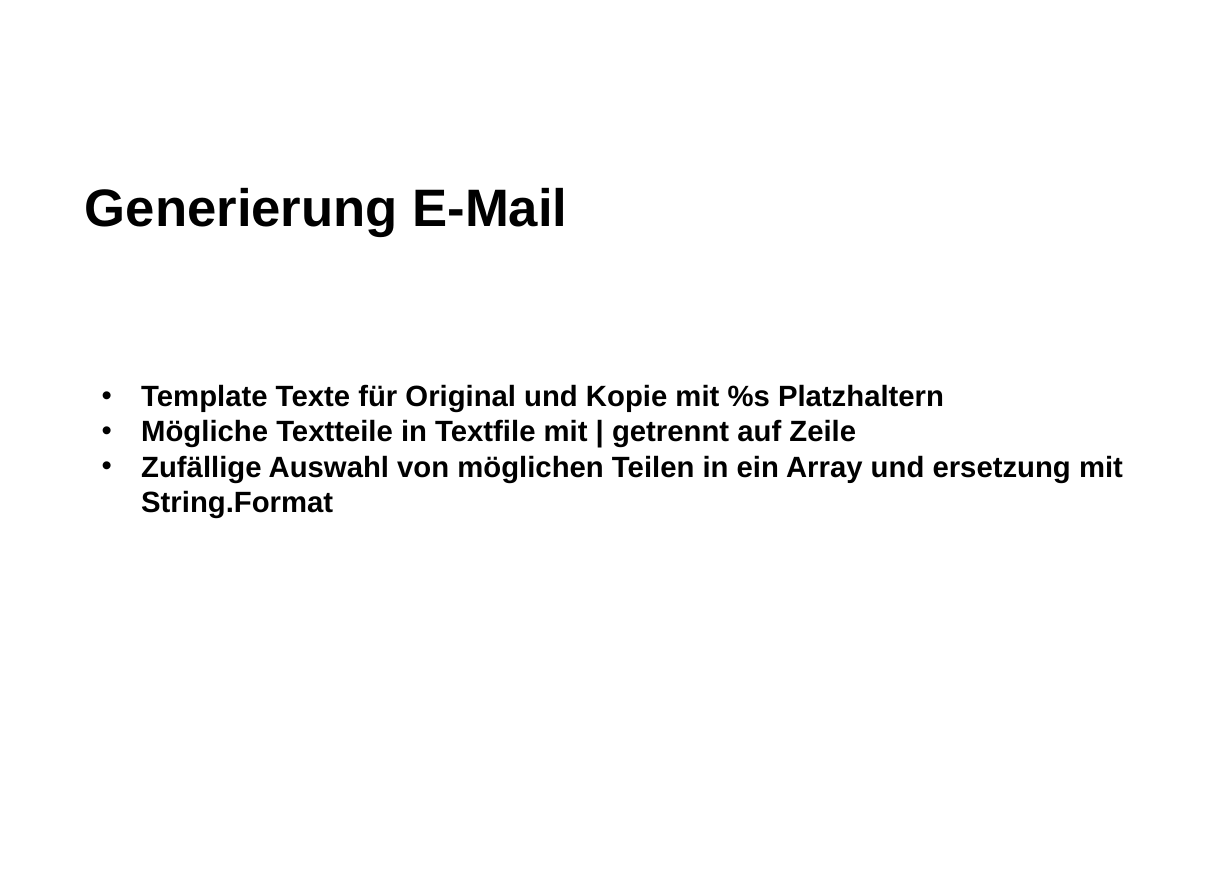
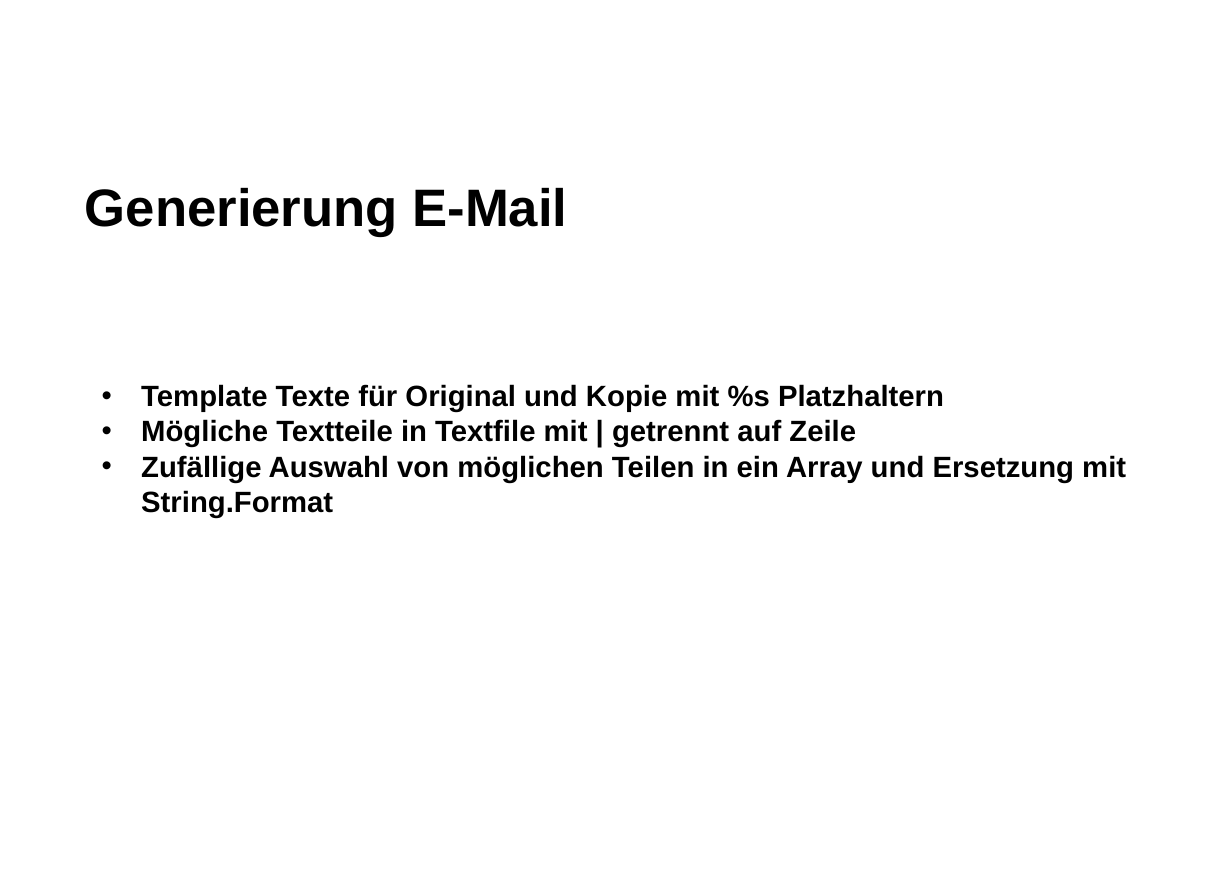
Before and after one commit to danielguerber/Apsi, a slide deck: slide 4 of Presentation/vorlage-powerpoint-folie.ppt. Drawn at 1232x871 pixels with LibreOffice and Linux fonts; fonts in the diff are those of the drawing; background and template pictures are left out. Boxes give left, top, right and bottom in pixels: in the first picture for what was removed or moved away, otherwise in the second. Text is boxed around its words. In the diff, an @@ line names an element or a change of style, - is before the commit and + after.

```diff
--- a/Presentation/vorlage-powerpoint-folie.ppt
+++ b/Presentation/vorlage-powerpoint-folie.ppt
@@ text at [141,455,1126,518]: text changed @@
-• Zufällige Auswahl von möglichen Teilen in ein Array und ersetzung mit String.Format
+• Zufällige Auswahl von möglichen Teilen in ein Array und Ersetzung mit String.Format
```
Also in this commit, not shown: 1 other slide changed, 6 other files.
